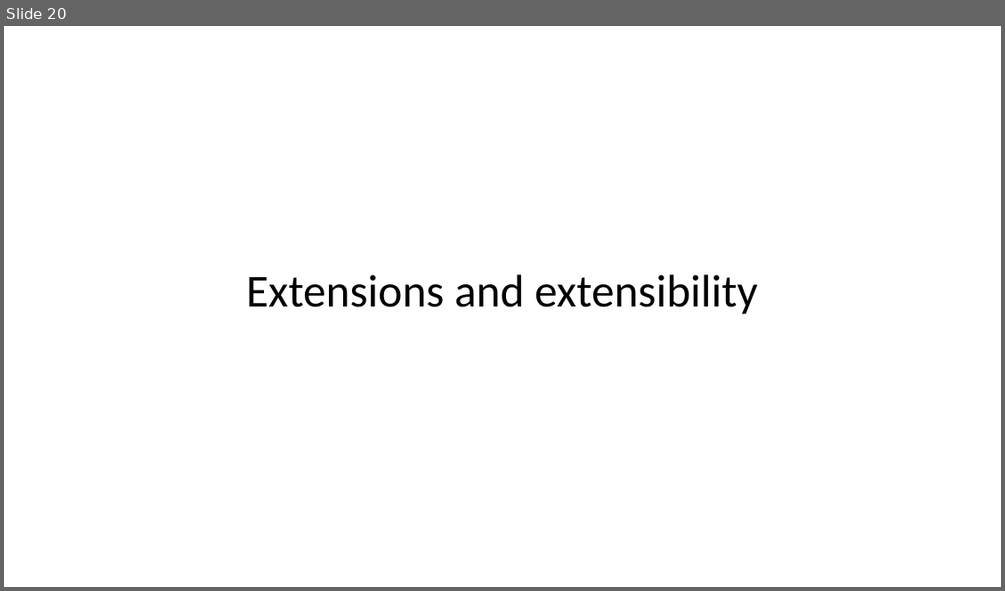
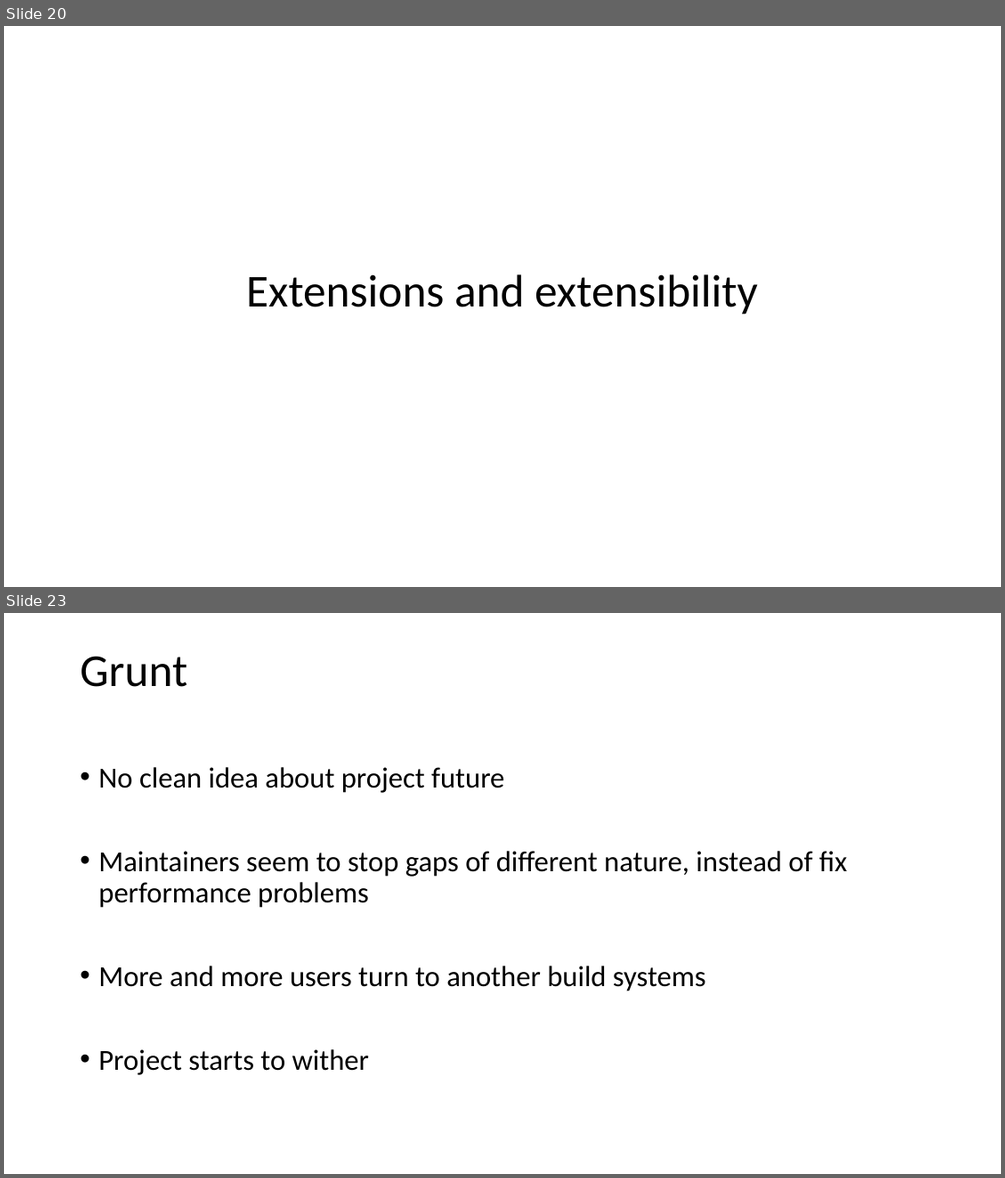
Before and after one commit to vba/presentations, a slide deck: build.js/build.js.pptx. Shown one above the other, each under a label of ours: slide 20 before the commit, slides 20 and 23 after it; the slides between them are not shown. The pictures are 1005x591 and 1005x1178 pixels, drawn with LibreOffice and Linux fonts; fonts in the diff are those of the drawing. Boxes give left, top, right and bottom in pixels: in the first picture for what was removed or moved away, otherwise in the second. Text is boxed around its words. In the diff, an @@ line names an element or a change of style, - is before the commit and + after.

```diff
--- a/build.js/build.js.pptx
+++ b/build.js/build.js.pptx
@@ slide 23 added at (x1=4, y1=613, x2=1001, y2=1174), background #FFFFFF @@
@@ title added at (x1=80, y1=656, x2=187, y2=687), 44 pt, text #000000 @@
+Grunt
@@ text added at (x1=98, y1=767, x2=847, y2=1075), 28 pt, text #000000 @@
+• No clean idea about project future
+• Maintainers seem to stop gaps of different nature, instead of fix performance problems
+• More and more users turn to another build systems
+• Project starts to wither
```
Also in this commit, not shown: 2 slides changed, 7 other slides added, 11 other files.
